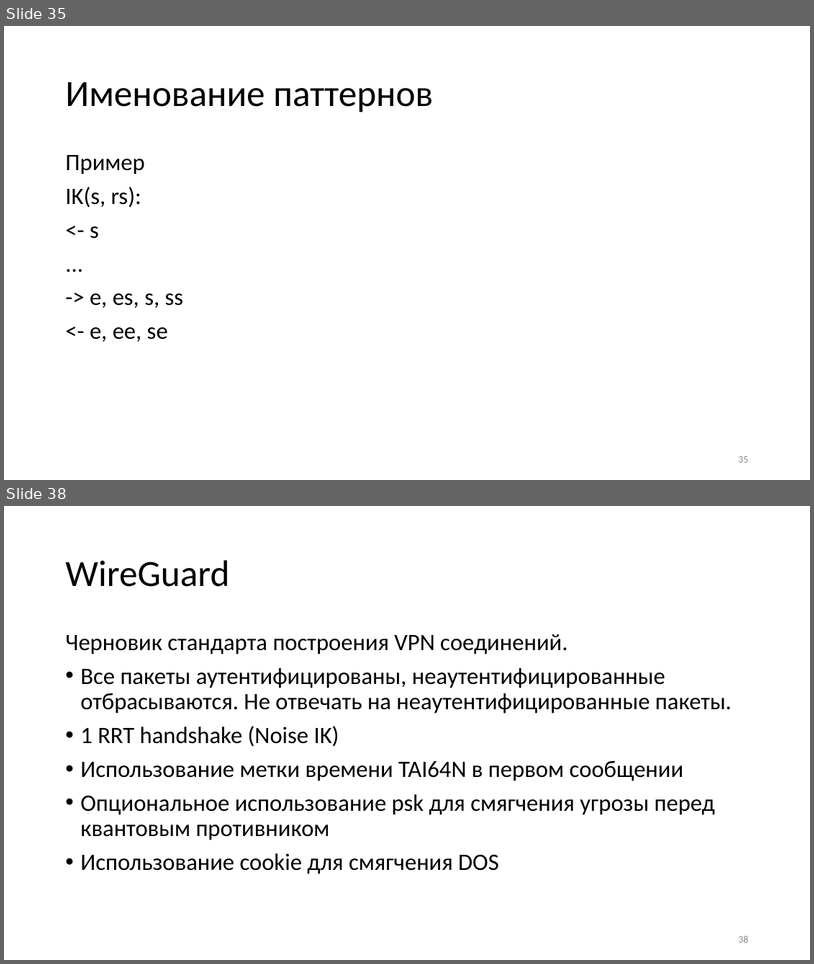
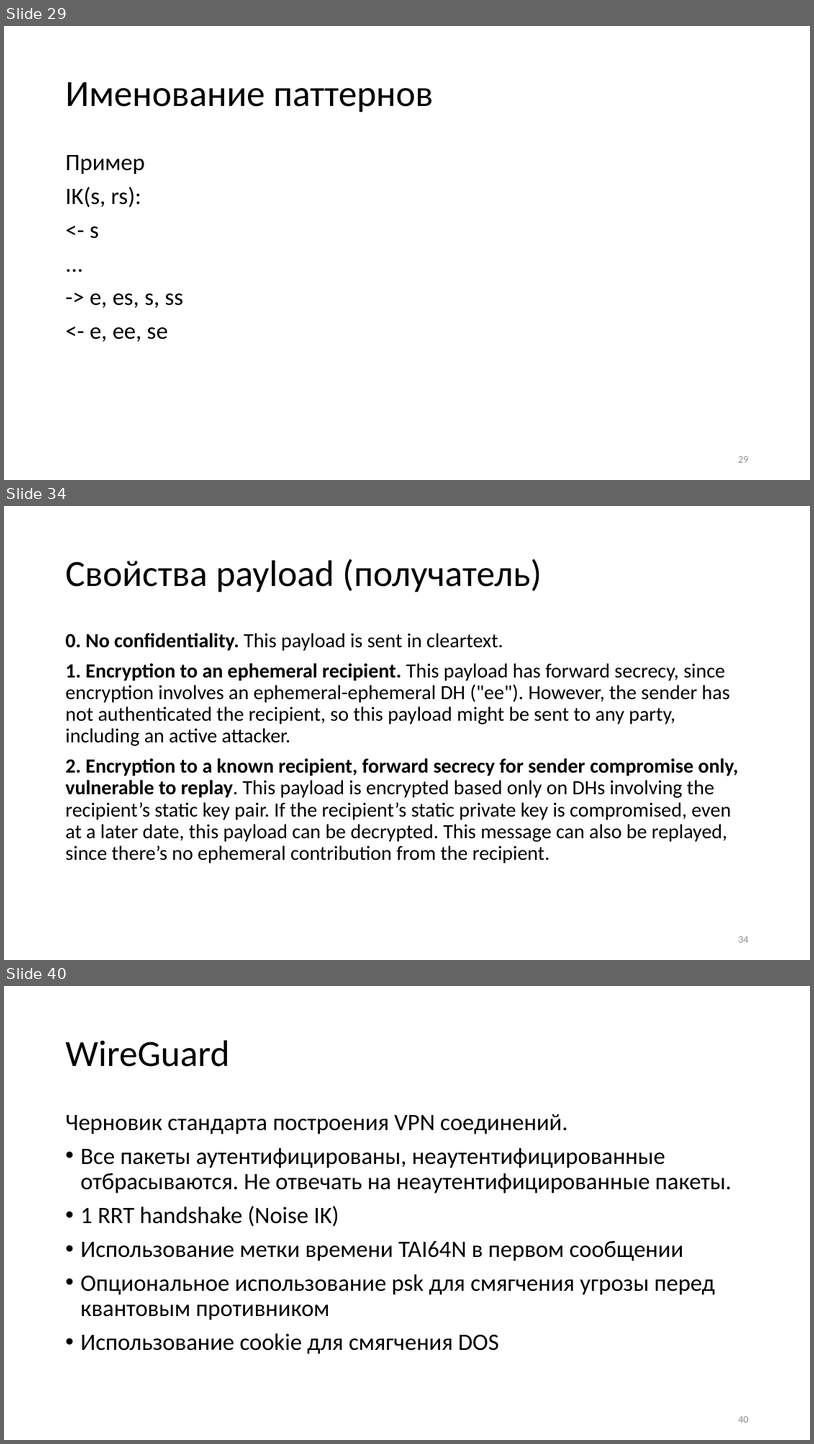
Before and after one commit to CryptoCourse/CryptoLectures, a slide deck: Lectures/Lecture0x2.pptx. Shown one above the other, each under a label of ours: slides 35 and 38 before the commit, slides 29, 34 and 40 after it; the slides between them are not shown. The pictures are 814x964 and 814x1444 pixels, drawn with LibreOffice and Linux fonts; fonts in the diff are those of the drawing. Boxes give left, top, right and bottom in pixels: in the first picture for what was removed or moved away, otherwise in the second. Text is boxed around its words. In the diff, an @@ line names an element or a change of style, - is before the commit and + after.

```diff
--- a/Lectures/Lecture0x2.pptx
+++ b/Lectures/Lecture0x2.pptx
@@ slide 34 added at bbox=[4, 506, 810, 960], background #FFFFFF @@
@@ title added at bbox=[65, 559, 542, 592], 44 pt, text #000000 @@
+Свойства payload (получатель)
@@ text added at bbox=[65, 633, 739, 863], 24 pt, text #000000 @@
+0. No confidentiality. This payload is sent in cleartext.
+1. Encryption to an ephemeral recipient. This payload has forward secrecy, since encryption involves an ephemeral-ephemeral DH ("ee"). However, the sender has not authenticated the recipient, so this payload might be sent to any party, including an active attacker.
+2. Encryption to a known recipient, forward secrecy for sender compromise only, vulnerable to replay. This payload is encrypted based only on DHs involving the recipient’s static key pair. If the recipient’s static private key is compromised, even at a later date, this payload can be decrypted. This message can also be replayed, since there’s no ephemeral contribution from the recipient.
@@ page number added at bbox=[738, 936, 748, 942], 12 pt, text #8C8C8C @@
+34
@@ what was slide 35 is now slide 29 @@
@@ page number at bbox=[738, 456, 748, 462]: text changed @@
-35
+29
@@ what was slide 38 is now slide 40 @@
@@ page number at bbox=[738, 1416, 748, 1422]: text changed @@
-38
+40
```
Also in this commit, not shown: 3 slides changed, 7 other slides added, 6 slides removed, 2 other files.
